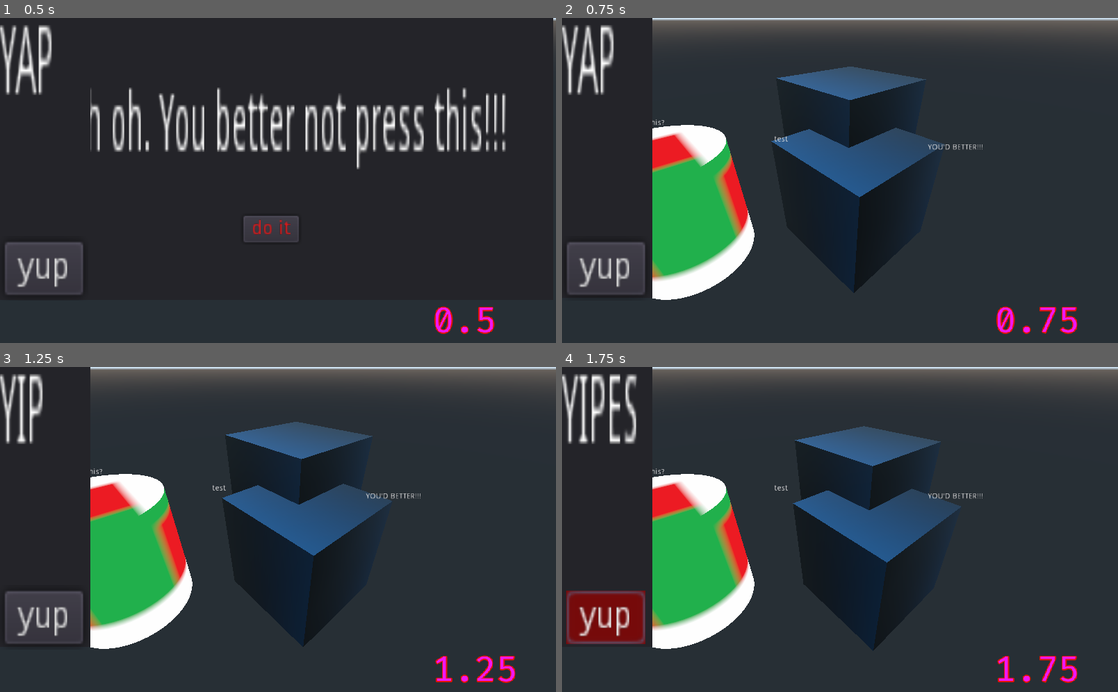
Above: before the commit, frames 1-4 (two rows, left to right).
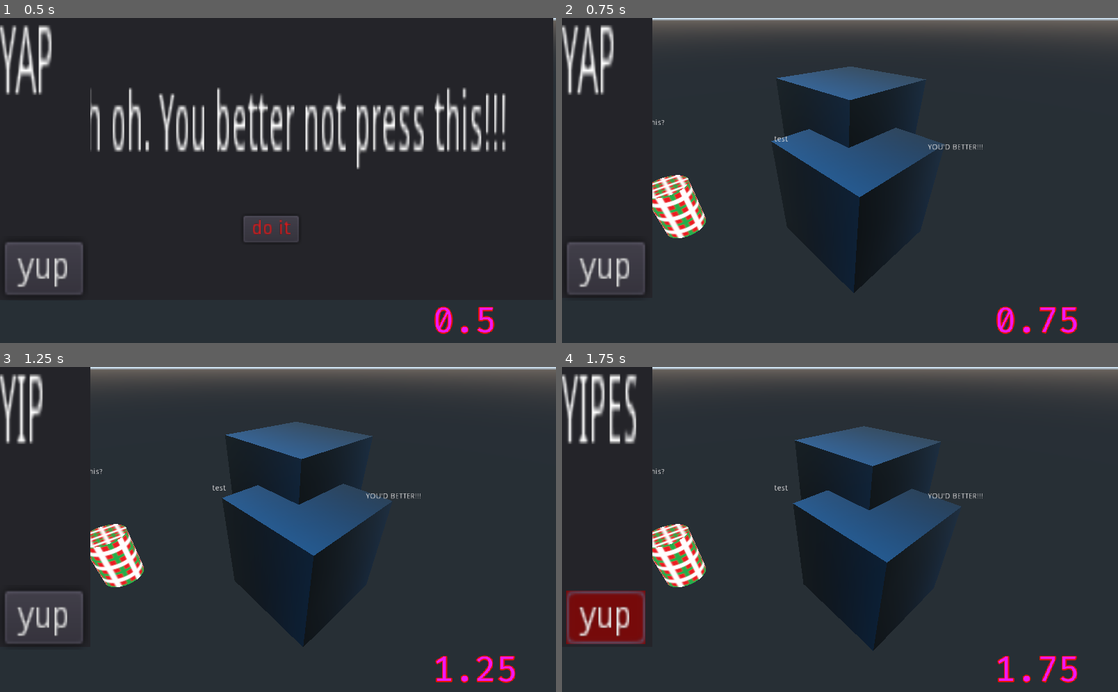
Above: after the commit, the same moments.

Repository: peter201943/GD-Test
Game: Godot game, scene res://Scenes/Level.tscn
Same seed, same stepped clock (60 frames per second), same inputs: the game is played once before the commit and once after it.
Inputs:
- Up to frame 1 (0.5 s): no input
- Up to frame 2 (0.75 s): click "do it" at 0.5 s
- Up to frame 3 (1.25 s): no input
- Up to frame 4 (1.75 s): click "yup" at 1.25 s

Frame 1 is identical in both runs. In frame 2, 7.9% of the frame differs, in the area x 16-35%, y 32-87%; in frame 3, 7.9%; in frame 4, 7.9%.

Commit message:
Huh. Sorta neat stuff here!

Diff:
--- /dev/null
+++ b/Scenes/BOID.gd
@@ -0,0 +1,57 @@
+
+
+class_name Boid
+extends KinematicBody
+# Boid moves and groups a collection of objects together
+# Used to learn Godot's `Groups`
+# https://docs.godotengine.org/en/stable/getting_started/step_by_step/scripting_continued.html
+
+
+const MAX_PEERS := 5
+const PEER_RANGE := 10
+const MOVE_SPEED := 5
+
+
+var peers = []
+var direction = Vector3(1,1,1)
+
+
+func _ready() -> void:
+	# Boid needs to find other boids (assume no more boids are dynamically added)
+	add_to_group("boids")
+	self._squawk()
+
+func _process(delta) -> void:
+	# Boid is updated every frame
+	_boid_behavior()
+
+
+func _boid_behavior() -> void:
+	# Boid behavior is complex set of smaller behaviors
+	_get_peers()
+	_get_flock_direction()
+	_set_direction()
+	_swarm_squawk()
+
+func _get_flock_direction() -> void:
+	# For all the nearby boids, get their normal, and sum the normals to get this boid's new direction
+	for boid in peers:
+		direction += boid.direction
+
+func _get_peers() -> void:
+	pass
+
+func _set_direction() -> void:
+	# Moves the boid in the specified direction
+	pass
+
+func _swarm_squawk() -> void:
+	# Randomly decides whether the swarm will squawk
+	# Every 2 seconds, there is a 25% chance of squawking
+	if randi()%222+1 == 2:
+		get_tree().call_group("boids","_squawk")
+
+func _squawk() -> void:
+	# Any boid can request other boids to squawk (signal)
+	print("Squawk!")
+	get_node("BOID SQUAWK")._squawk()
--- /dev/null
+++ b/Scenes/Boid.tscn
@@ -0,0 +1,32 @@
+[gd_scene load_steps=8 format=2]
+
+[ext_resource path="res://Misc/tile3.png" type="Texture" id=1]
+[ext_resource path="res://Scenes/BOID.gd" type="Script" id=2]
+[ext_resource path="res://Misc/Chuckle.wav" type="AudioStream" id=3]
+[ext_resource path="res://Scenes/Squawk.gd" type="Script" id=4]
+
+[sub_resource type="CylinderShape" id=1]
+
+[sub_resource type="SpatialMaterial" id=2]
+flags_unshaded = true
+albedo_texture = ExtResource( 1 )
+
+[sub_resource type="CylinderMesh" id=3]
+material = SubResource( 2 )
+
+[node name="BOID BODY" type="KinematicBody"]
+transform = Transform( 0.3, 0, 0, 0, 0.417577, 0, 0, 0, 0.3, 0, 0, 0 )
+script = ExtResource( 2 )
+
+[node name="BOID COLLIDER" type="CollisionShape" parent="."]
+shape = SubResource( 1 )
+
+[node name="BOID MESH" type="MeshInstance" parent="BOID COLLIDER"]
+cast_shadow = 0
+mesh = SubResource( 3 )
+material/0 = null
+
+[node name="BOID SQUAWK" type="AudioStreamPlayer3D" parent="."]
+stream = ExtResource( 3 )
+unit_db = 32.0
+script = ExtResource( 4 )
--- /dev/null
+++ b/Scenes/Squawk.gd
@@ -0,0 +1,4 @@
+extends AudioStreamPlayer3D
+
+func _squawk():
+	play()
--- a/Scenes/boid swarm.tscn
+++ b/Scenes/boid swarm.tscn
@@ -1,24 +1,9 @@
-[gd_scene load_steps=5 format=2]
+[gd_scene load_steps=2 format=2]
 
-[ext_resource path="res://Misc/tile.png" type="Texture" id=1]
-
-[sub_resource type="CylinderShape" id=1]
-
-[sub_resource type="SpatialMaterial" id=2]
-flags_unshaded = true
-albedo_texture = ExtResource( 1 )
-
-[sub_resource type="CylinderMesh" id=3]
-material = SubResource( 2 )
+[ext_resource path="res://Scenes/Boid.tscn" type="PackedScene" id=1]
 
 [node name="boid swarm" type="Node"]
 
-[node name="BOID BODY" type="KinematicBody" parent="."]
-
-[node name="BOID COLLIDER" type="CollisionShape" parent="BOID BODY"]
-shape = SubResource( 1 )
-
-[node name="BOID MESH" type="MeshInstance" parent="BOID BODY/BOID COLLIDER"]
-cast_shadow = 0
-mesh = SubResource( 3 )
-material/0 = null
+[node name="BOID BODY" parent="." groups=[
+"boids",
+] instance=ExtResource( 1 )]
--- a/project.godot
+++ b/project.godot
@@ -10,11 +10,17 @@
 
 _global_script_classes=[ {
 "base": "KinematicBody",
+"class": "Boid",
+"language": "GDScript",
+"path": "res://Scenes/BOID.gd"
+}, {
+"base": "KinematicBody",
 "class": "SimpleTest",
 "language": "GDScript",
 "path": "res://Scripts/Box.gd"
 } ]
 _global_script_class_icons={
+"Boid": "",
 "SimpleTest": ""
 }
 
Not shown, added: Misc/Chuckle.wav.import
Binary file added: Misc/tile2.png
Not shown, added: Misc/tile2.png.import
Binary file added: Misc/tile3.png
Not shown, added: Misc/tile3.png.import
Not shown, changed: Docs/README.md
Not shown, added: Misc/Chuckle.mp3
Not shown, added: Misc/Chuckle.wav
